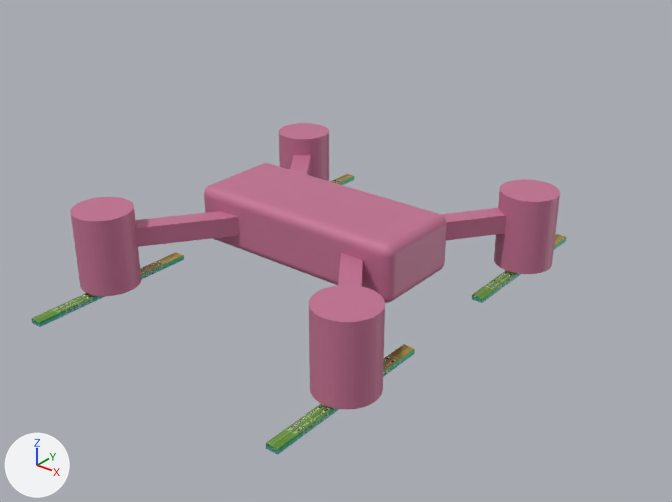
An edit to the glTF model src/main/resources/models/drone.gltf, drawn before and after from the same camera.
Before and after are seen from a 50 mm camera at (272.0, -328.0, 195.0) aimed at (17.0, -9.0, -3.0). The lights are fixed; the arrows at lower left show +X, +Y and +Z. Where no turn or scale is listed for an object, it has been applied to the vertices.

Objects in the first picture: 'body', 'propeller.1', 'propeller.2', 'propeller.3', 'propeller.4'.
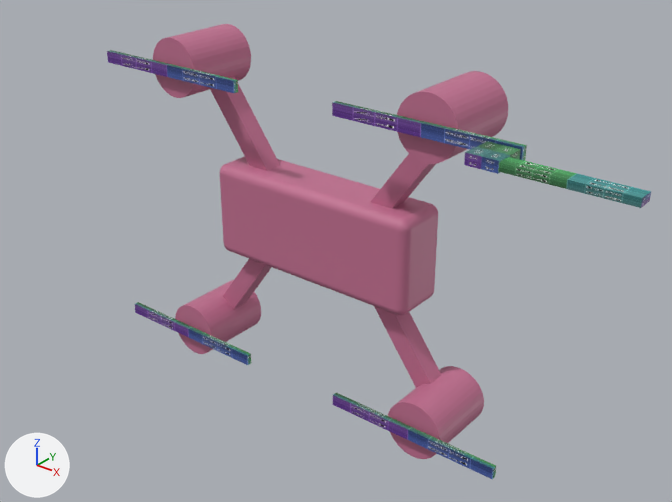
What differs and where, as boxes (x1, y1, x2, y2) in the pictures (672 x 502 px):
'body', turned: before (70, 123, 560, 409); after (153, 24, 508, 459)
'propeller.3', turned: before (266, 344, 415, 455); after (332, 101, 527, 161)
'propeller.1', turned: before (472, 234, 567, 303); after (333, 393, 496, 479)
'propeller.4', turned: before (31, 252, 184, 327); after (107, 50, 238, 93)
'Cube.001', added: after (498, 157, 651, 208)
'propeller.2', turned: before (330, 174, 354, 185); after (135, 302, 251, 365)
'Cube', added: after (464, 141, 521, 174)

The edits, one by one:
Mesh me_cube_005 is new.
It is a box spanning x -26.9..26.9, y -3.7..3.7, z -1.8..1.8.
It uses material mat_material_001 (picture img_untitled).
Mesh me_cube is new.
It is a box spanning x -7.1..7.1, y -8.0..8.0, z -2.5..2.5.
It uses material mat_material_001 (picture img_untitled).
Object 'body' (ob_body) turns from (90, 0, 0) to (0, 0, 0) degrees about x, y and z.
Object 'propeller.1' (ob_propeller_1) turns from (90, -90, 0) to (90, 0, 0) degrees about x, y and z.
Object 'propeller.2' (ob_propeller_2) turns from (90, -90, 0) to (90, 0, 0) degrees about x, y and z.
Object 'propeller.3' (ob_propeller_3) turns from (90, -90, 0) to (90, 0, 0) degrees about x, y and z.
Object 'propeller.4' (ob_propeller_4) turns from (90, -90, 0) to (90, 0, 0) degrees about x, y and z.
Object 'Cube.001' (ob_cube_001) is new; it shows me_cube_005.
Its location is (146.7, -39.9, 74.9).
Object 'Cube' (ob_cube) is new; it shows me_cube.
Its location is (112.7, -35.6, 74.8).
